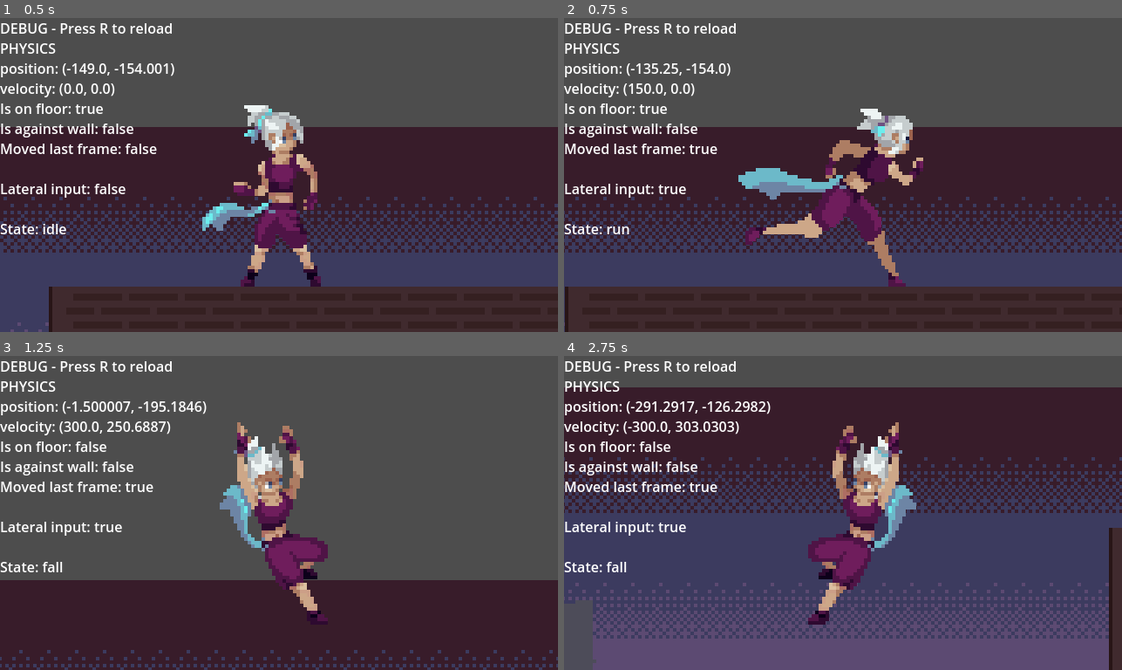
Above: before the commit, frames 1-4 (two rows, left to right).
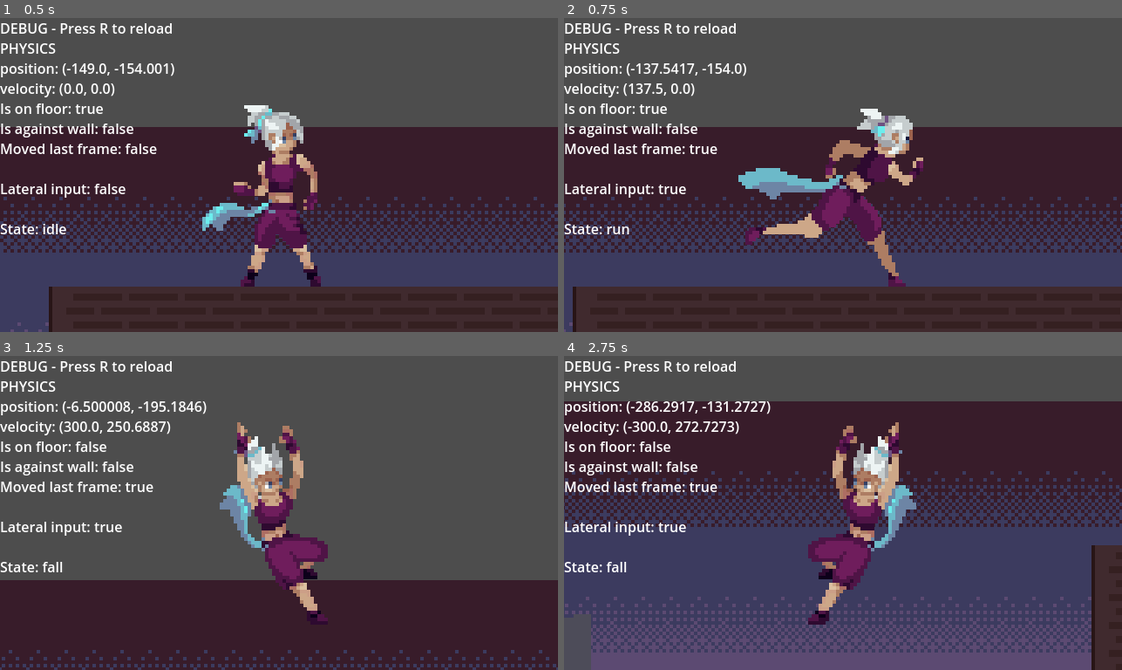
Above: after the commit, the same moments.

Repository: Hugo-Carbiener/Godot-project
Game: Godot game, scene res://scenes/main-scene.tscn
Same seed, same stepped clock (60 frames per second), same inputs: the game is played once before the commit and once after it. The engine's default icon, where the game draws it, is replaced by a stand-in: a white triangle on a blue panel in a dark square.
Inputs:
- Up to frame 1 (0.5 s): no input
- Up to frame 2 (0.75 s): tap R (reload) at 0.5 s; hold D (direction-right) from 0.53 s (still down); tap , (speed-boost, bound only after the commit) at 0.6 s
- Up to frame 3 (1.25 s): keep holding D (direction-right); tap Space (jump) at 0.77 s
- Up to frame 4 (2.75 s): tap R (reload) at 1.25, 2 s; tap Shift (slide) at 1.35 s; tap Space (jump) at 1.52 s; tap , (speed-boost, bound only after the commit) at 1.55, 2.1 s; release D (direction-right) at 2.03 s; hold A (direction-left) from 2.03 s (still down)

Frame 1 is identical in both runs. In frame 2, 5.1% of the frame differs, in the area x 0-100%, y 14-100%; in frame 3, 2.2%; in frame 4, 26%, in the area x 0-100%, y 10-100%.

Commit message:
Add speed boost

Diff:
--- a/assets/scritps/InputManager.gd
+++ b/assets/scritps/InputManager.gd
@@ -1,11 +1,14 @@
 extends Node
 class_name InputManager
 
+@onready
+var physics_manager = $"Character body"
 @onready
 var state_machine = $"../Main character/StateMachine"
 static var JUMP_ACTION_KEY = "jump"
 static var SLIDE_ACTION_KEY = "slide"
 static var RELOAD_ACTION_KEY = "reload"
+static var SPEED_BOOST_ACTION_KEY = "speed-boost"
 
 var bufferedInputs = [JUMP_ACTION_KEY]
 @export
@@ -32,3 +35,7 @@
 
 	if Input.is_action_just_pressed(RELOAD_ACTION_KEY):
 		get_tree().reload_current_scene()
+
+	if Input.is_action_pressed(SPEED_BOOST_ACTION_KEY) :
+		if physics_manager.speed_boost_manager.can_be_input() :
+			physics_manager.speed_boost_manager.start_speed_boost()
--- a/assets/scritps/PlayerAnimationController.gd
+++ b/assets/scritps/PlayerAnimationController.gd
@@ -16,3 +16,10 @@
 
 	if state_machine.current_state.sprite_is_reversed() :
 		scale.x *= -1;
+
+## test
+func darken_sprite() :
+	modulate = Color(0, 0, 0, 1)
+
+func reset_sprite_color() :
+	modulate = Color(1, 1, 1, 1)
--- a/assets/scritps/PlayerPhysicsManager.gd
+++ b/assets/scritps/PlayerPhysicsManager.gd
@@ -1,16 +1,22 @@
 extends CharacterBody2D
 
 @onready var state_machine = $"../StateMachine"
+@onready var speed_boost_manager = $"../Speed boost manager"
 
+@export_group("Speed")
 @export var max_lateral_speed : float ## The maximum lateral speed the player can naturally reach
 @export var lateral_acceleration : float ## Acceleration in distance unit per second
+var lateral_movement_input : bool = false ## Whether there was a lateral directionnal input this frame
+@export_group("Drag")
 @export var lateral_ground_drag_acceleration : float ## Acceleration from the force opposed to movement when on the ground
 @export var lateral_air_drag_acceleration : float ## Acceleration from the force opposed to movement when airborne
 
-var lateral_movement_input : bool = false ## Whether there was a lateral directionnal input this frame
 var was_on_floor : bool = false
+var current_speed : Vector2 ## The speed at this frame
 var previous_speed : Vector2 ## The speed at the previous frame
 var previous_position : Vector2 ## The position at the previous frame
+var current_direction : int
+var previous_direction : int ## The direction at the previous frame (> 0 = facing right)
 var coyote_time_start : float = 0
 
 func _physics_process(delta: float) -> void:
@@ -19,8 +25,13 @@
 	was_on_floor = is_on_floor()
 	previous_speed = velocity
 	previous_position = position
-	apply_drag(delta)
+	previous_direction = current_direction
+
+	compute_speed_boost(delta)
+	compute_drag(delta)
 	move_and_slide()
+	velocity.x = current_speed.x
+	lateral_movement_input = false
 
 func check_coyote_time() :
 	if (was_on_floor == true
@@ -32,24 +43,34 @@
 	coyote_time_start = Time.get_unix_time_from_system()
 
 # Called by the input manager whenever a directionnal input is pressed
-func update_lateral_speed(direction : int, delta : float) :
+func compute_input_lateral_speed(direction : int, delta : float) :
+	if speed_boost_manager.is_speed_boosted() :  return;
+	current_direction = direction
+
 	var added_velocity = lateral_acceleration * delta * direction
-	velocity.x += added_velocity
-	if abs(velocity.x) > max_lateral_speed :
-		velocity.x = max_lateral_speed * direction
+	current_speed.x += added_velocity
+	if abs(current_speed.x) > max_lateral_speed :
+		current_speed.x = max_lateral_speed * direction
 
-func apply_drag(delta : float) :
-	if lateral_movement_input :
-		lateral_movement_input = false
-		return
+func compute_speed_boost(delta : float) :
+	if !speed_boost_manager.is_speed_boosted() : return
 
+	speed_boost_manager.boost_remaining_time -= delta
+	var boost_speed : float
+	if speed_boost_manager.boost_remaining_time > speed_boost_manager.boost_fade_duration :
+		boost_speed = speed_boost_manager.additional_speed
+	else :
+		boost_speed = speed_boost_manager.additional_speed * (speed_boost_manager.boost_remaining_time / speed_boost_manager.boost_fade_duration)
+	current_speed.x = (max_lateral_speed + boost_speed) * current_direction
+
+func compute_drag(delta : float) :
+	if lateral_movement_input || speed_boost_manager.is_speed_boosted() : return
 	if velocity.x == 0 : return
 
-	var drag_enabled = is_on_floor() && !state_machine.current_state.prevents_drag()
+	var drag_enabled = is_on_floor() && !state_machine.current_state.prevent_drag()
 	var drag_acceleration_value = lateral_ground_drag_acceleration if drag_enabled else lateral_air_drag_acceleration
 	var drag_value = min(abs(velocity.x), drag_acceleration_value * delta)
-	velocity.x -= (velocity.x / abs(velocity.x)) * drag_value
-	lateral_movement_input = false
+	current_speed.x -= (velocity.x / abs(velocity.x)) * drag_value
 
 func moved_last_frame() -> bool :
-	return previous_position != position;
+	return previous_position != position
--- /dev/null
+++ b/assets/scritps/SpeedBoostManager.gd
@@ -0,0 +1,41 @@
+extends Node
+class_name SpeedBoost_manager
+
+@onready var animation_controller = $"../Character body/AnimatedSprite2D"
+
+@export_group("Physics variables")
+@export var additional_speed : float
+@export var boost_duration : float
+@export var boost_fade_duration : float
+var boost_remaining_time : float
+
+@export_group("Input variables")
+@export var input_time_span : float
+var input_time_remaining : float
+var boost_can_be_input : bool
+
+func is_speed_boosted() -> bool :
+	return boost_remaining_time > 0
+
+func start_speed_boost() :
+	boost_remaining_time = boost_duration + boost_fade_duration
+
+## Called by a transition state to make the boost input available to the player
+func unlock_speed_boost_input() :
+	boost_can_be_input = true
+	animation_controller.darken_sprite()
+	input_time_remaining = input_time_span
+
+func can_be_input() -> bool :
+	return boost_can_be_input
+
+func _ready():
+	boost_can_be_input = false
+
+func _process(delta: float) -> void :
+	if !boost_can_be_input : return
+
+	input_time_remaining -= delta
+	if input_time_remaining <= 0 :
+		animation_controller.reset_sprite_color()
+		boost_can_be_input = false
--- a/assets/scritps/statemachine/states/PlayerRoll.gd
+++ b/assets/scritps/statemachine/states/PlayerRoll.gd
@@ -1,26 +1,15 @@
-extends State
+extends TransitionState
 class_name PlayerRoll
 
 func can_enter() -> bool:
 	return super()
 
-func allow_lateral_movement () -> bool:
-	return false;
-
 static func get_state_name() -> String:
 	return "roll"
 
-func enter():
-	super()
-	animation_controller.connect("animation_finished", finish_roll)
-
-func exit():
-	animation_controller.disconnect("animation_finished", finish_roll)
-	# TODO: speed boost
-	pass
-
-func finish_roll() :
+func on_animation_end() :
 	if animation_controller.animation == get_state_name() :
+		player_physics_body.speed_boost_manager.unlock_speed_boost_input()
 		state_machine.transition_to("idle")
 
 func physics_update(_delta: float):
@@ -28,6 +17,3 @@
 		state_machine.transition_to("fall")
 		return
 	pass
-
-func allow_input() -> bool : return false
-func prevents_drag() -> bool : return true
--- a/assets/scritps/statemachine/states/State.gd
+++ b/assets/scritps/statemachine/states/State.gd
@@ -46,10 +46,10 @@
 	player_physics_body.lateral_movement_input = true
 	if !allow_lateral_movement() : return
 
-	player_physics_body.update_lateral_speed(direction, delta)
+	player_physics_body.compute_input_lateral_speed(direction, delta)
 
 func modify_animation(animationControler : AnimatedSprite2D) : return
 func allow_lateral_movement() -> bool: return true;
 func allow_input() -> bool : return true;
 func sprite_is_reversed() -> bool:	return false;
-func prevents_drag() -> bool: return false
+func prevent_drag() -> bool: return false
--- /dev/null
+++ b/assets/scritps/statemachine/states/TransitionState.gd
@@ -0,0 +1,50 @@
+extends State
+class_name TransitionState
+
+## States that have a fixed duration (usually a single animation loop)
+
+@export var has_boost_frame : bool
+@export var boost_frame_timing : boost_frame_timings
+@export var boost_frame_custom_timer: float
+
+enum boost_frame_timings {
+	ON_ANIMATION_START,
+	ON_ANIMATION_END,
+	ON_CUSTOM_TIMING
+}
+
+func allow_lateral_movement () -> bool : return false;
+func allow_input() -> bool : return false
+func prevent_drag() -> bool : return true
+
+func enter():
+	super()
+	match boost_frame_timing :
+		boost_frame_timings.ON_ANIMATION_START :
+			animation_controller.connect("animation_changed", on_animation_start)
+		boost_frame_timings.ON_ANIMATION_END :
+			animation_controller.connect("animation_finished", on_animation_end)
+		boost_frame_timings.ON_CUSTOM_TIMING :
+			var timer = Timer.new()
+			add_child(timer)
+			timer.start(boost_frame_custom_timer)
+			timer.connect("timeout", on_timer_end)
+
+func exit():
+	match boost_frame_timing :
+		boost_frame_timings.ON_ANIMATION_START :
+			animation_controller.disconnect("animation_changed", on_animation_start)
+		boost_frame_timings.ON_ANIMATION_END :
+			animation_controller.disconnect("animation_finished", on_animation_end)
+		boost_frame_timings.ON_CUSTOM_TIMING :
+			pass
+	pass
+
+func on_animation_start() :
+	pass
+
+func on_animation_end() :
+	pass
+
+func on_timer_end():
+	pass
--- a/project.godot
+++ b/project.godot
@@ -55,6 +55,11 @@
 , Object(InputEventJoypadButton,"resource_local_to_scene":false,"resource_name":"","device":-1,"button_index":13,"pressure":0.0,"pressed":false,"script":null)
 ]
 }
+speed-boost={
+"deadzone": 0.2,
+"events": [Object(InputEventKey,"resource_local_to_scene":false,"resource_name":"","device":-1,"window_id":0,"alt_pressed":false,"shift_pressed":false,"ctrl_pressed":false,"meta_pressed":false,"pressed":false,"keycode":0,"physical_keycode":59,"key_label":0,"unicode":109,"location":0,"echo":false,"script":null)
+]
+}
 
 [rendering]
 
--- a/scenes/main-scene.tscn
+++ b/scenes/main-scene.tscn
@@ -28,6 +28,7 @@
 [ext_resource type="Texture2D" uid="uid://b5xkrp584rx8" path="res://assets/sprites/Character_Roll.png" id="19_8kt5s"]
 [ext_resource type="Texture2D" uid="uid://e1a5ah7sbhsr" path="res://assets/sprites/Character_Slow.png" id="19_wtg5e"]
 [ext_resource type="Texture2D" uid="uid://dy5euwas4rr58" path="res://assets/sprites/Character_Wall-grind.png" id="20_2ojer"]
+[ext_resource type="Script" uid="uid://x8o8yoipg014" path="res://assets/scritps/SpeedBoostManager.gd" id="25_8kt5s"]
 
 [sub_resource type="RectangleShape2D" id="RectangleShape2D_4j51n"]
 size = Vector2(128, 128)
@@ -1042,6 +1043,8 @@
 
 [node name="Roll" type="Node" parent="Main character/StateMachine"]
 script = ExtResource("13_qvo05")
+has_boost_frame = true
+boost_frame_timing = 1
 animation_name = "roll"
 collider_size = Vector2(32, 46)
 collider_position = Vector2(2, 9)
@@ -1069,8 +1072,15 @@
 z_index = 3
 position = Vector2(2, 0)
 sprite_frames = SubResource("SpriteFrames_p5m8t")
-animation = &"roll"
+animation = &"idle"
 script = ExtResource("16_swycs")
+
+[node name="Speed boost manager" type="Node" parent="Main character"]
+script = ExtResource("25_8kt5s")
+additional_speed = 100.0
+boost_duration = 1.0
+boost_fade_duration = 0.5
+input_time_span = 0.2
 
 [node name="CanvasLayer" type="CanvasLayer" parent="."]
 
Not shown, added: assets/scritps/SpeedBoostManager.gd.uid
Not shown, added: assets/scritps/statemachine/states/TransitionState.gd.uid
Not shown: 1 places in scenes/main-scene.tscn that only renumber resources
